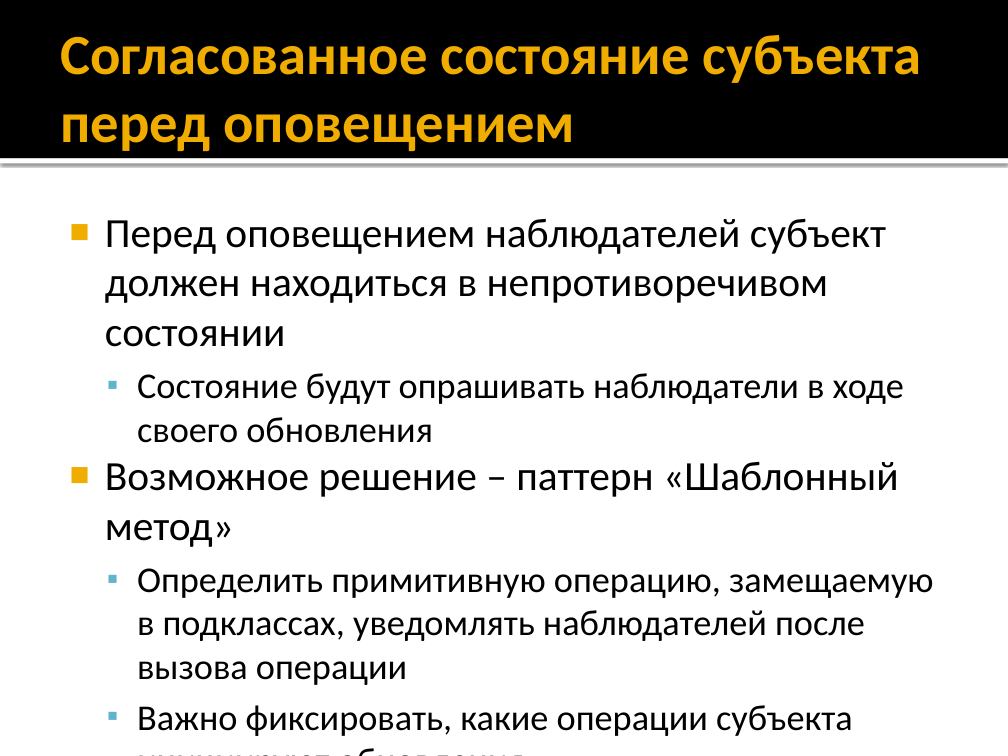
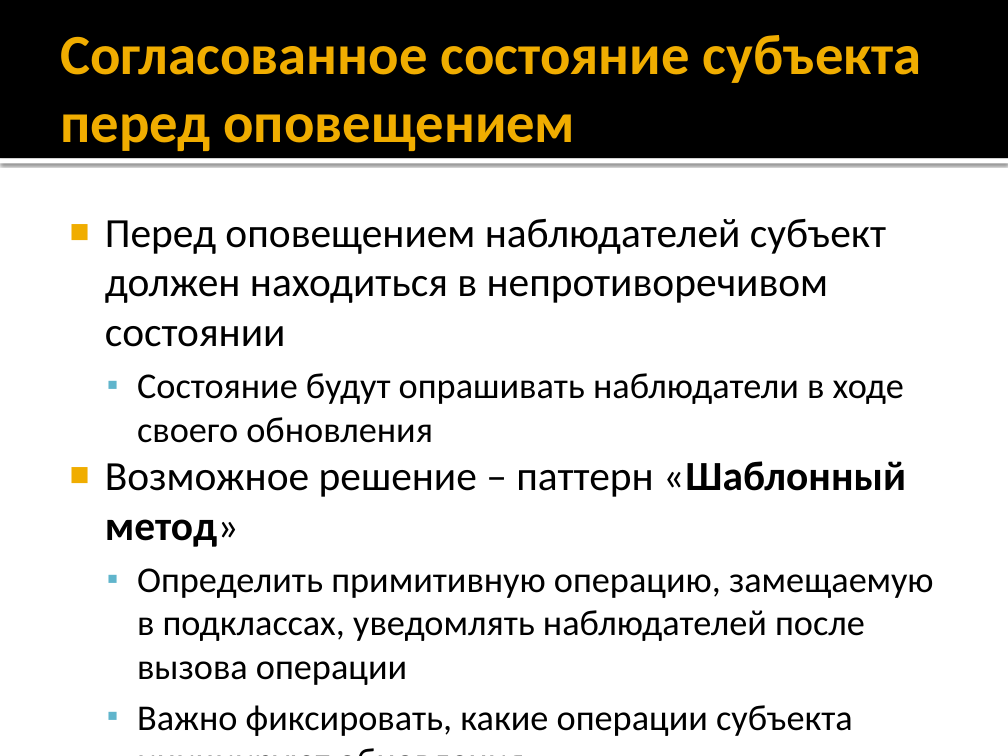
Before and after one commit to alexey-malov/ood, a slide deck: slide 40 of lectures/02.observer/observer.pptx (slide 38 before the commit). Drawn at 1008x756 pixels with LibreOffice and Linux fonts; fonts in the diff are those of the drawing. Boxes give left, top, right and bottom in pixels: in the first picture for what was removed or moved away, otherwise in the second. Text is boxed around its words. In the diff, an @@ line names an element or a change of style, - is before the commit and + after.

Commit message:
Обновил материалы по паттерну "Наблюдатель"

```diff
--- a/lectures/02.observer/observer.pptx
+++ b/lectures/02.observer/observer.pptx
@@ text at bbox=[105, 461, 906, 547]: bold on in "«Шаблонный метод»" @@
```
Also in this commit, not shown: 1 other slide changed, 6 slides added, 4 other files.
